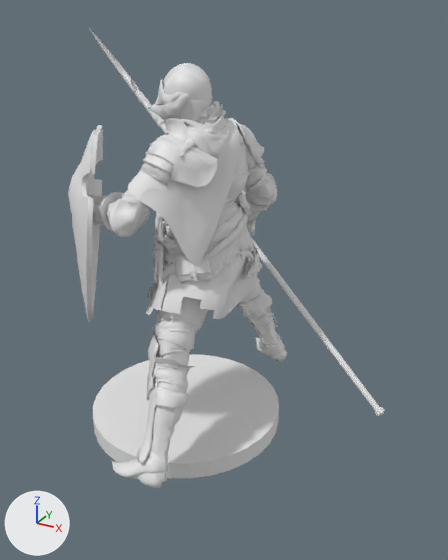
The OBJ model assets/minis/k1/model.obj, before and after one commit.
One viewpoint serves both versions: a camera (50 mm lens) standing at (1.54, -2.37, 2.04) and looking at (0.19, 0.08, 0.82). Lighting does not change. The marker at lower left points along +X, +Y and +Z. The first picture is the older version. Where no turn or scale is listed for an object, it has been applied to the vertices. Vertices at exactly the same position are counted once.

Objects in the first picture: 'knight_set.smd'.
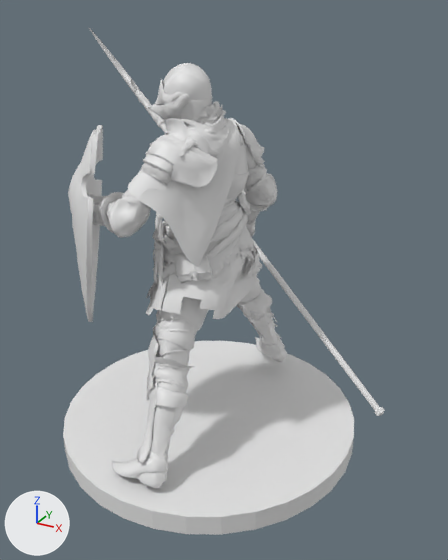
The newer file is also rescaled (x0.911), turned or shifted as a whole; pictures and numbers use the older file's frame.

Changed parts and their boxes [x1, y1, x2, y2] in the pictures (448 x 560 px; the box of a moved part takes in the faces that stretch with it):
'knight_set.smd', reshaped (10% taller)
    before: [68, 28, 385, 488]
    after: [63, 28, 385, 535]
part 1 of me_knight_set_smd, moved or reshaped
    before: [93, 354, 279, 478]
    after: [63, 341, 354, 535]

The change, as a list of edits to the scene's bpy script:
```text
Change me_knight_set_smd:
    used by ob_knight_set_smd; location = (0.0, 0.0, 0.0)
    remove me_knight_set_smd.from_pydata(...)  # 17598 vertices, 23574 faces, 17 loose edges; spans x -1.14..1.02, y -0.68..0.79, z 0.0..1.94
    add me_knight_set_smd.from_pydata(...)  # 17598 vertices, 23574 faces, 17 loose edges; spans x -1.14..1.02, y -0.76..0.79, z -0.01..1.94
    me_knight_set_smd part 1: the loose piece of 64 vertices spanning x -0.5..0.5, y -0.5..0.5, z 0.0..0.09 is scaled about its middle by (1.51, 1.51, 1.1), then moved by (0.15, -0.01, 0.0)
    other edits to the shape of me_knight_set_smd do not show in these pictures
```
